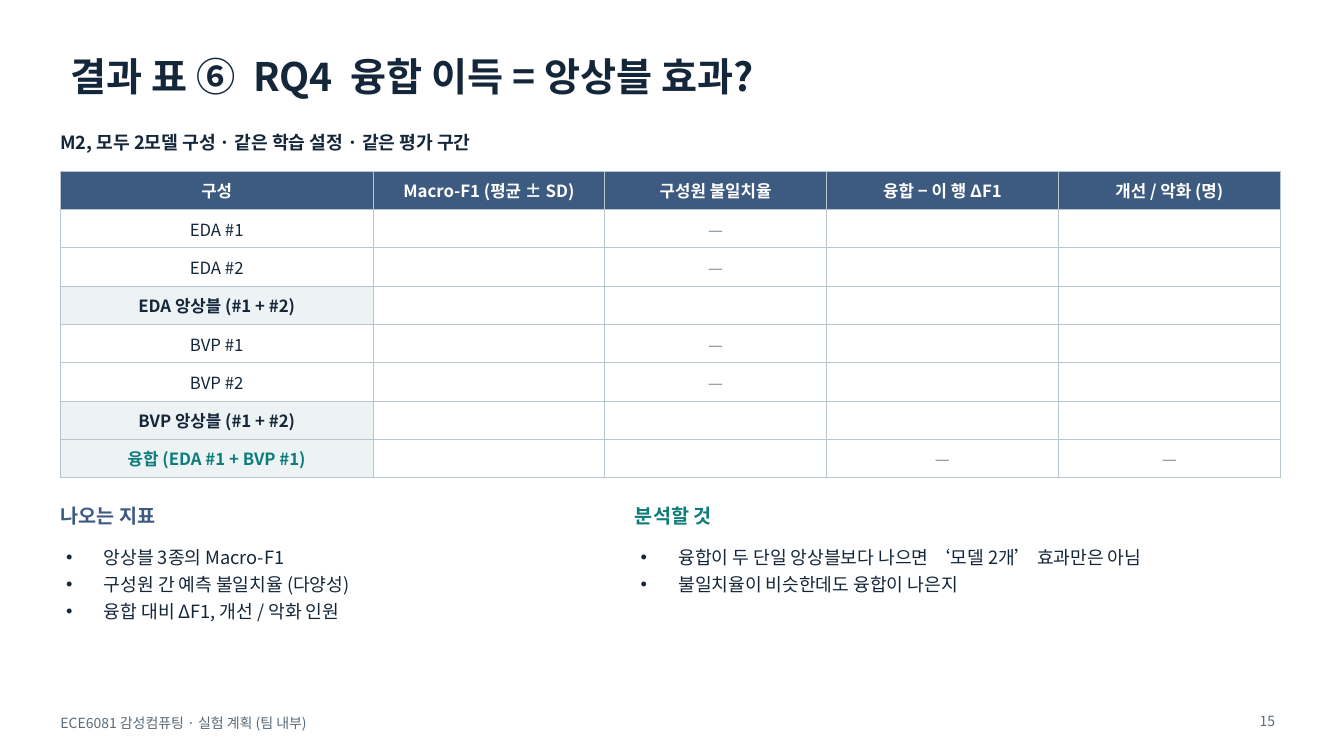
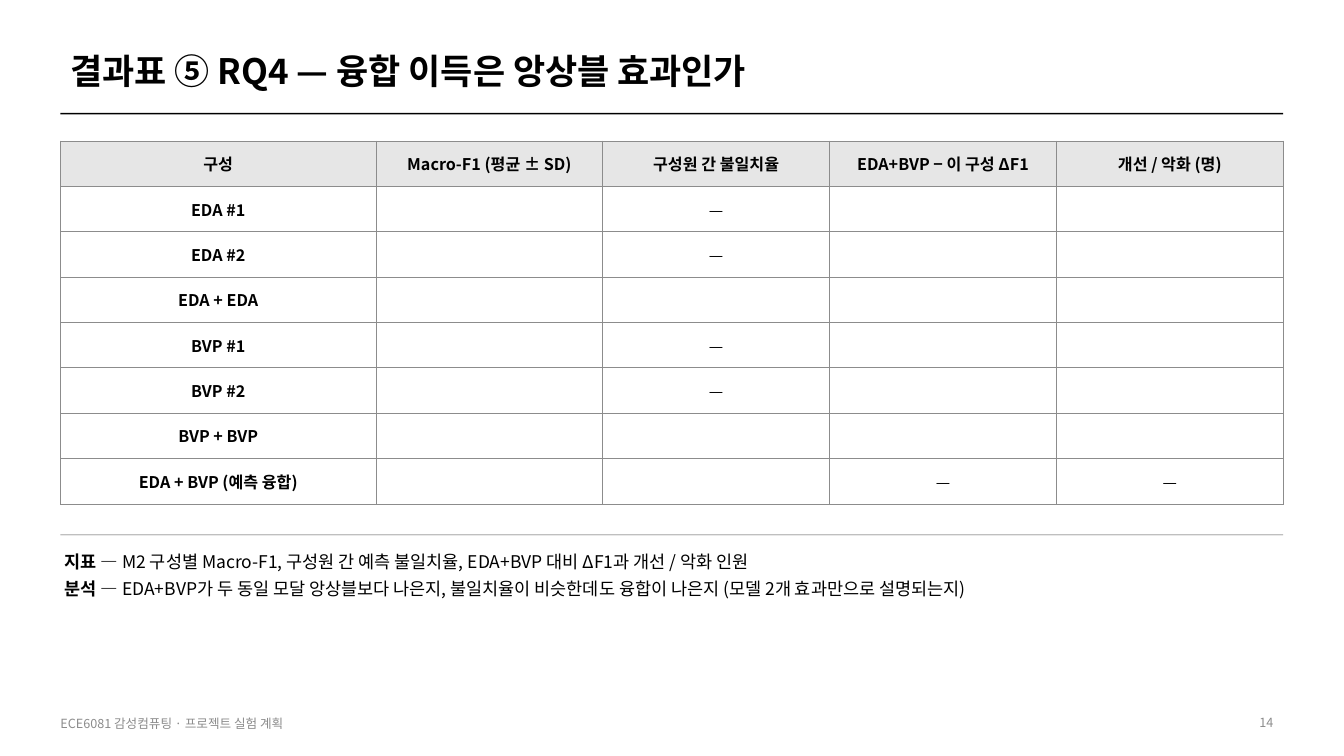
Before and after one commit to HuiJongJung/ece6081-affective-computing, a slide deck: slide 14 of docs/experiment_plan.pptx (slide 15 before the commit). Drawn at 1344x756 pixels with LibreOffice and Linux fonts; fonts in the diff are those of the drawing. Boxes give left, top, right and bottom in pixels: in the first picture for what was removed or moved away, otherwise in the second. Text is boxed around its words. In the diff, an @@ line names an element or a change of style, - is before the commit and + after.

```diff
--- a/docs/experiment_plan.pptx
+++ b/docs/experiment_plan.pptx
@@ title at box(70, 54, 747, 91): text changed; size 28 to 25 pt; text colour #14273A to #000000 @@
-결과 표 ⑥ RQ4 융합 이득 = 앙상블 효과?
+결과표 ⑤ RQ4 — 융합 이득은 앙상블 효과인가
@@ rectangle added at box(60, 113, 1284, 114), fill #000000 @@
@@ table at box(60, 141, 1284, 504) @@
-row 1, column 3: 구성원 불일치율
+row 1, column 3: 구성원 간 불일치율
-row 1, column 4: 융합 − 이 행 ΔF1
+row 1, column 4: EDA+BVP − 이 구성 ΔF1
-row 4, column 1: EDA 앙상블 (#1 + #2)
+row 4, column 1: EDA + EDA
-row 7, column 1: BVP 앙상블 (#1 + #2)
+row 7, column 1: BVP + BVP
-row 8, column 1: 융합 (EDA #1 + BVP #1)
+row 8, column 1: EDA + BVP (예측 융합)
@@ fill #3D5A80 to #E6E6E6 in row 1 @@
@@ fill #EDF2F4 to #FFFFFF in 3 cells @@
@@ size 12 to 11.5 pt in "구성", "Macro-F1 (평균 ± SD)", "개선 / 악화 (명)", "EDA #1" and 9 more places @@
@@ text colour #FFFFFF to #000000 in "구성", "Macro-F1 (평균 ± SD)", "개선 / 악화 (명)" @@
@@ text colour #14273A to #000000, bold on in "EDA #1", "EDA #2", "BVP #1", "BVP #2" @@
@@ text colour #7A8B96 to #000000 in "—", "—", "—", "—" and 2 more places @@
@@ borders changed @@
@@ table: place and size @@
-table at box(60, 171, 1280, 473)
+table at box(60, 141, 1284, 504)
@@ text removed at box(60, 133, 470, 153) @@
-M2, 모두 2모델 구성 · 같은 학습 설정 · 같은 평가 구간
@@ text removed at box(60, 506, 155, 525) @@
-나오는 지표
@@ text removed at box(635, 506, 712, 525) @@
-분석할 것
@@ rectangle added at box(60, 534, 1284, 535), fill #BFBFBF @@
@@ text at box(65, 553, 965, 599): text changed; size 13 to 12.5 pt; text colour #14273A to #000000 @@
-• 융합이 두 단일 앙상블보다 나으면 ‘모델 2개’ 효과만은 아님
-• 불일치율이 비슷한데도 융합이 나은지
+– 지표 — M2 구성별 Macro-F1, 구성원 간 예측 불일치율, EDA+BVP 대비 ΔF1과 개선 / 악화 인원
+– 분석 — EDA+BVP가 두 동일 모달 앙상블보다 나은지, 불일치율이 비슷한데도 융합이 나은지 (모델 2개 효과만으로 설명되는지)
@@ text removed at box(104, 549, 349, 622) @@
-• 앙상블 3종의 Macro-F1
-• 구성원 간 예측 불일치율 (다양성)
-• 융합 대비 ΔF1, 개선 / 악화 인원
@@ text at box(60, 717, 283, 729): text changed; size 10 to 9 pt; text colour #5A6B78 to #8C8C8C @@
-ECE6081 감성컴퓨팅 · 실험 계획 (팀 내부)
+ECE6081 감성컴퓨팅 · 프로젝트 실험 계획
@@ page number added at box(1259, 718, 1273, 727), 9 pt, text #8C8C8C @@
+14
@@ page number removed at box(1260, 715, 1276, 726) @@
-15
```
Also in this commit, not shown: 13 other slides changed, 1 slide added, 2 slides removed.
